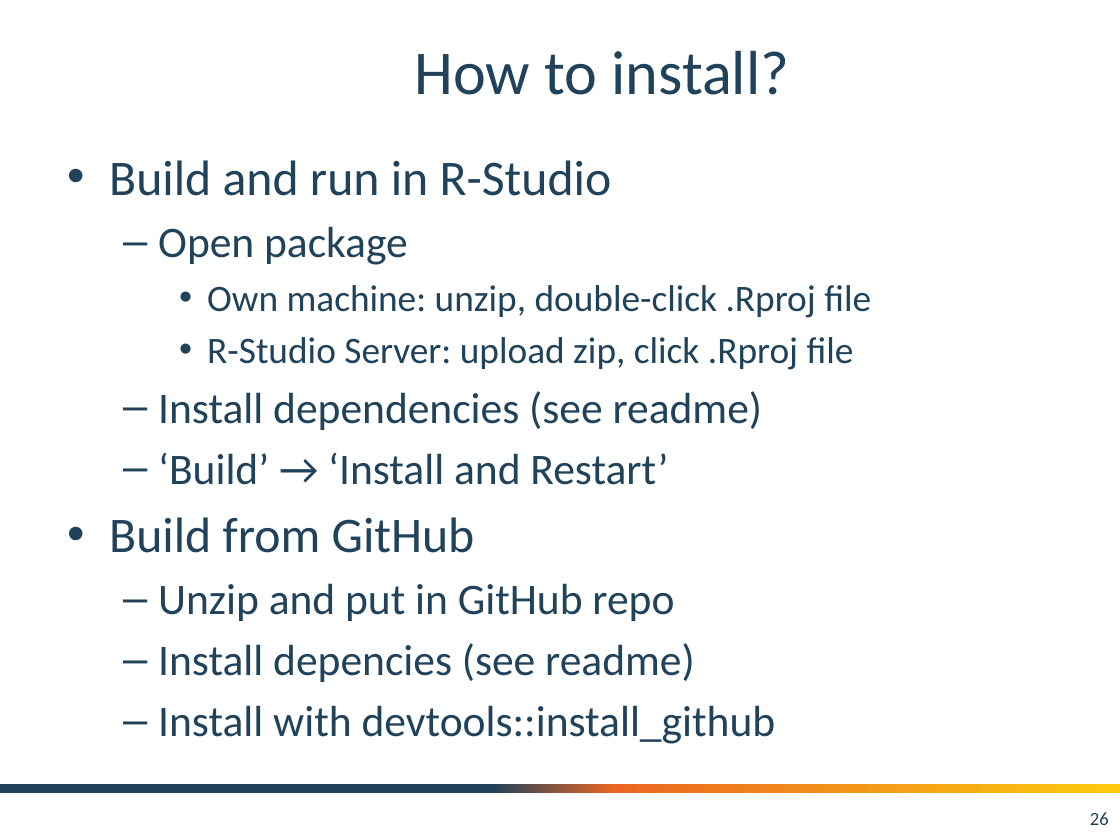
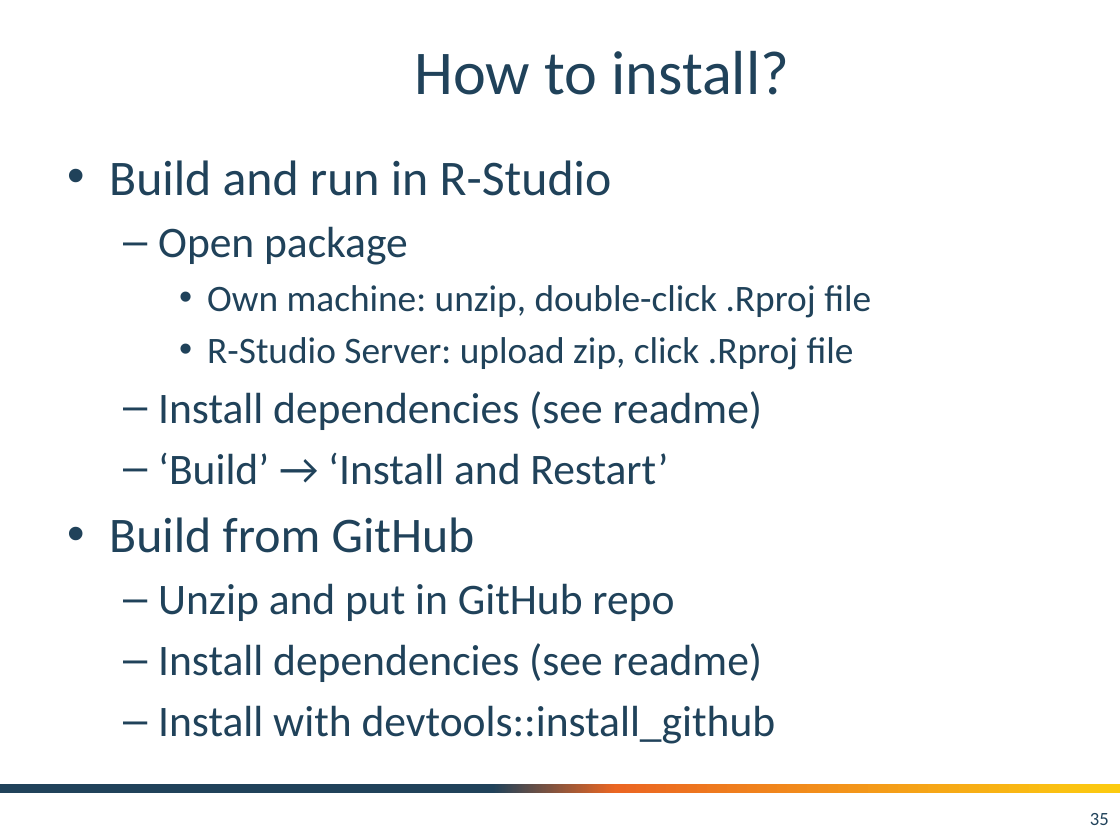
Before and after one commit to OHDSI/Tutorial-PLE, a slide deck: slide 35 of materials/TutorialPle_part3.pptx (slide 26 before the commit). Drawn at 1120x840 pixels with LibreOffice and Linux fonts; fonts in the diff are those of the drawing; background and template pictures are left out. Boxes give left, top, right and bottom in pixels: in the first picture for what was removed or moved away, otherwise in the second. Text is boxed around its words. In the diff, an @@ line names an element or a change of style, - is before the commit and + after.

```diff
--- a/materials/TutorialPle_part3.pptx
+++ b/materials/TutorialPle_part3.pptx
@@ text at (x1=158, y1=643, x2=763, y2=682): text changed @@
-  – Install depencies (see readme)
+  – Install dependencies (see readme)
@@ page number at (x1=1090, y1=813, x2=1109, y2=825): text changed @@
-26
+35
```
Also in this commit, not shown: 3 other slides changed, 9 slides added, 1 other file.
